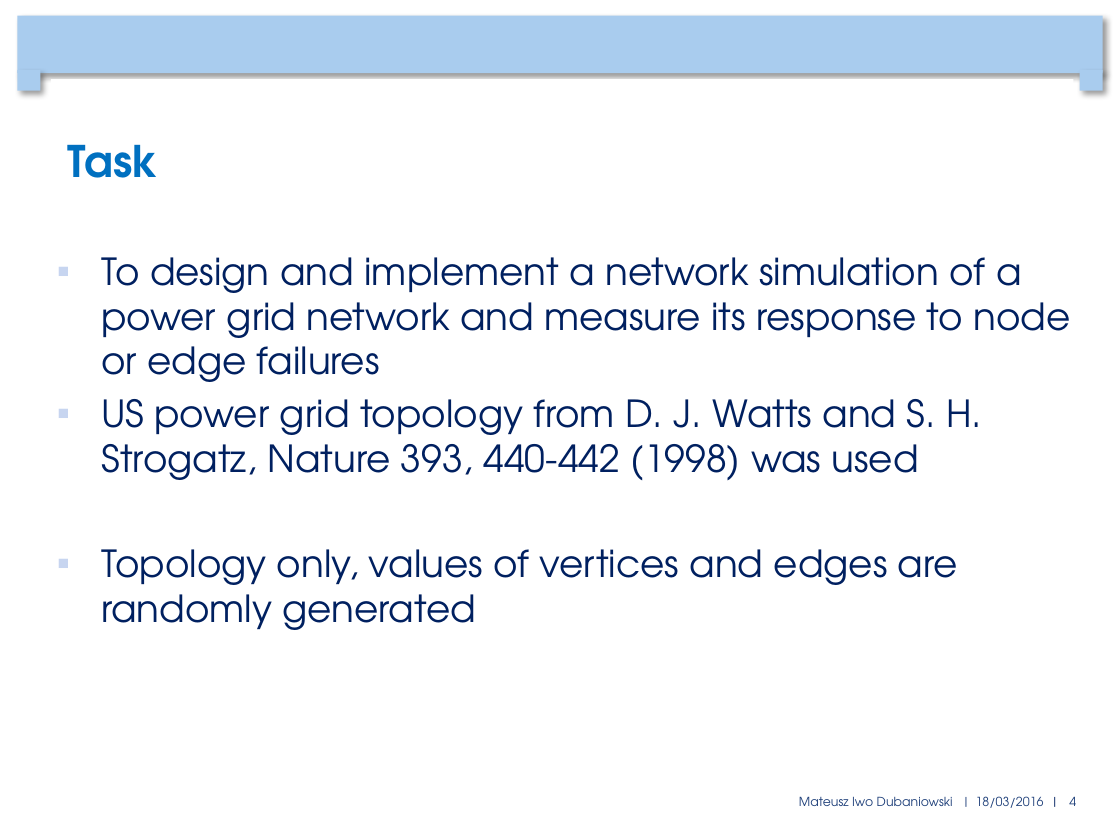
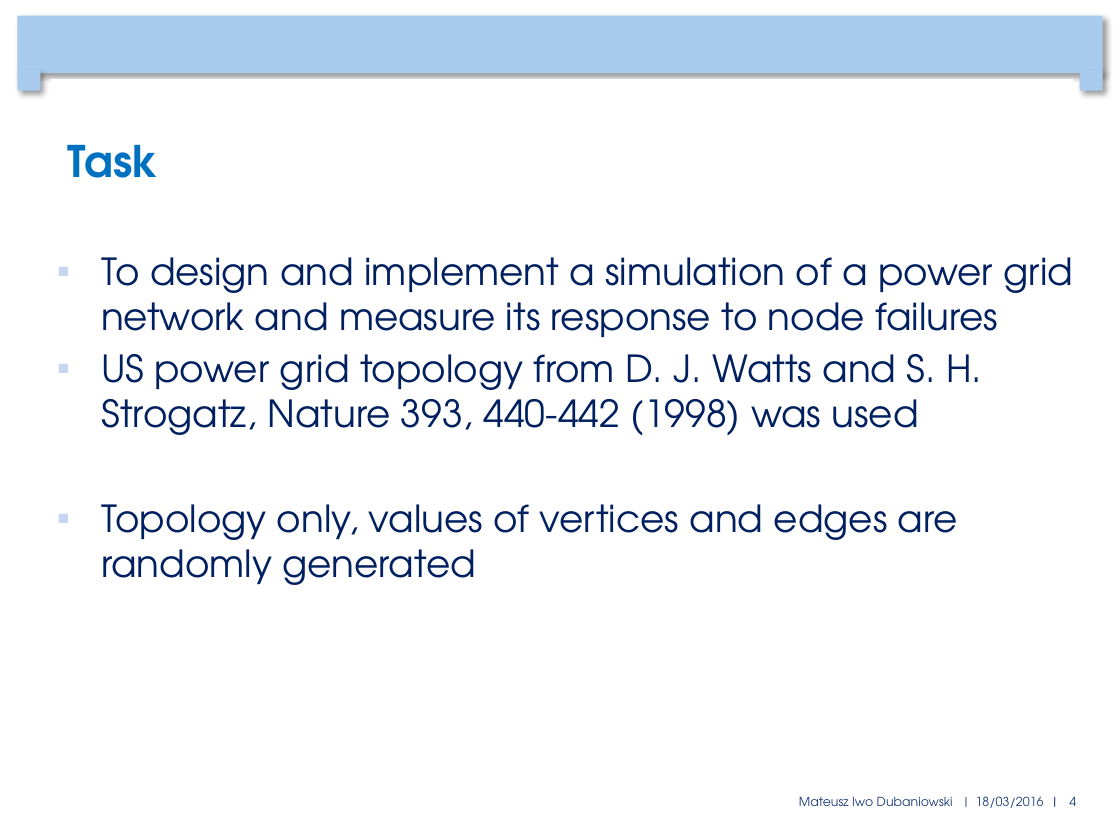
Before and after one commit to mduban/CNProject, a slide deck: slide 4 of FinalPresentation.pptx. Drawn at 1120x840 pixels with LibreOffice and Linux fonts; fonts in the diff are those of the drawing; background and template pictures are left out. Boxes give left, top, right and bottom in pixels: in the first picture for what was removed or moved away, otherwise in the second. Text is boxed around its words. In the diff, an @@ line names an element or a change of style, - is before the commit and + after.

```diff
--- a/FinalPresentation.pptx
+++ b/FinalPresentation.pptx
@@ text at bbox=[101, 257, 1073, 338]: text changed @@
-▪ To design and implement a network simulation of a power grid network and measure its response to node or edge failures
+▪ To design and implement a simulation of a power grid network and measure its response to node failures
```
Also in this commit, not shown: 5 other slides changed.
